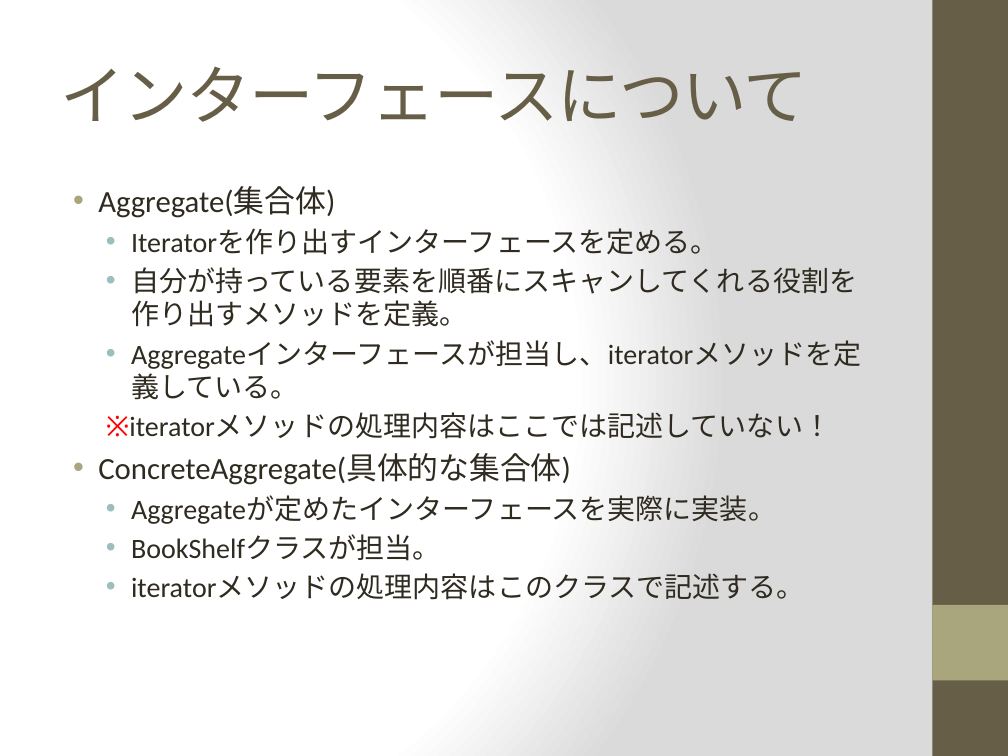
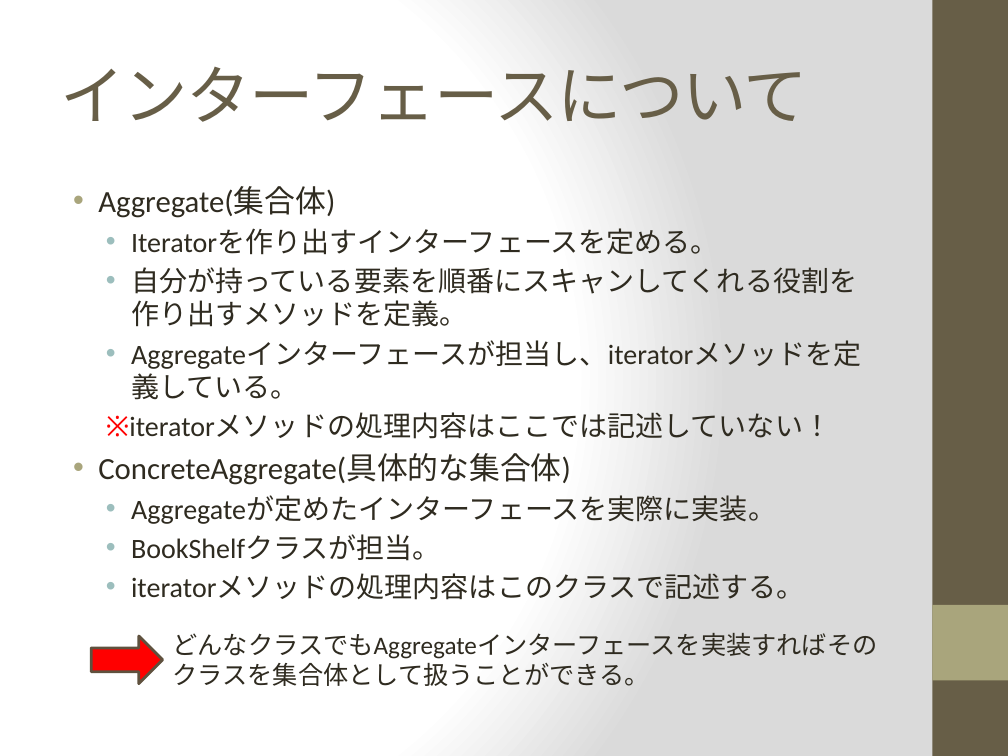
Before and after one commit to Shun40/Seminar-1, a slide deck: slide 11 of Seminar1_slide.pptx. Drawn at 1008x756 pixels with LibreOffice and Linux fonts; fonts in the diff are those of the drawing. Boxes give left, top, right and bottom in pixels: in the first picture for what was removed or moved away, otherwise in the second. Text is boxed around its words. In the diff, an @@ line names an element or a change of style, - is before the commit and + after.

```diff
--- a/Seminar1_slide.pptx
+++ b/Seminar1_slide.pptx
@@ right arrow added at bbox=[92, 636, 163, 683], fill #FF0000, outline #5F513E 2 pt @@
@@ text added at bbox=[173, 632, 878, 686], 18 pt, text #2F2B20 @@
+どんなクラスでもAggregateインターフェースを実装すればその
+クラスを集合体として扱うことができる。
```
Also in this commit, not shown: 1 other slide changed.
